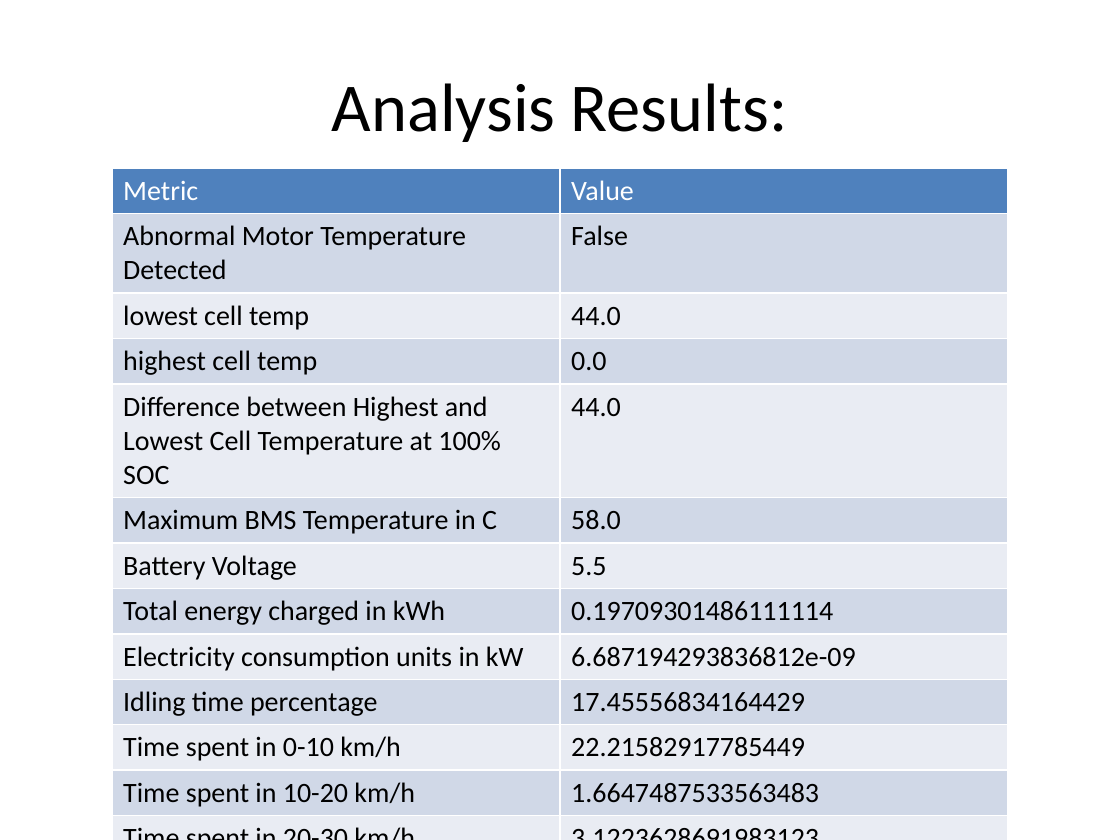
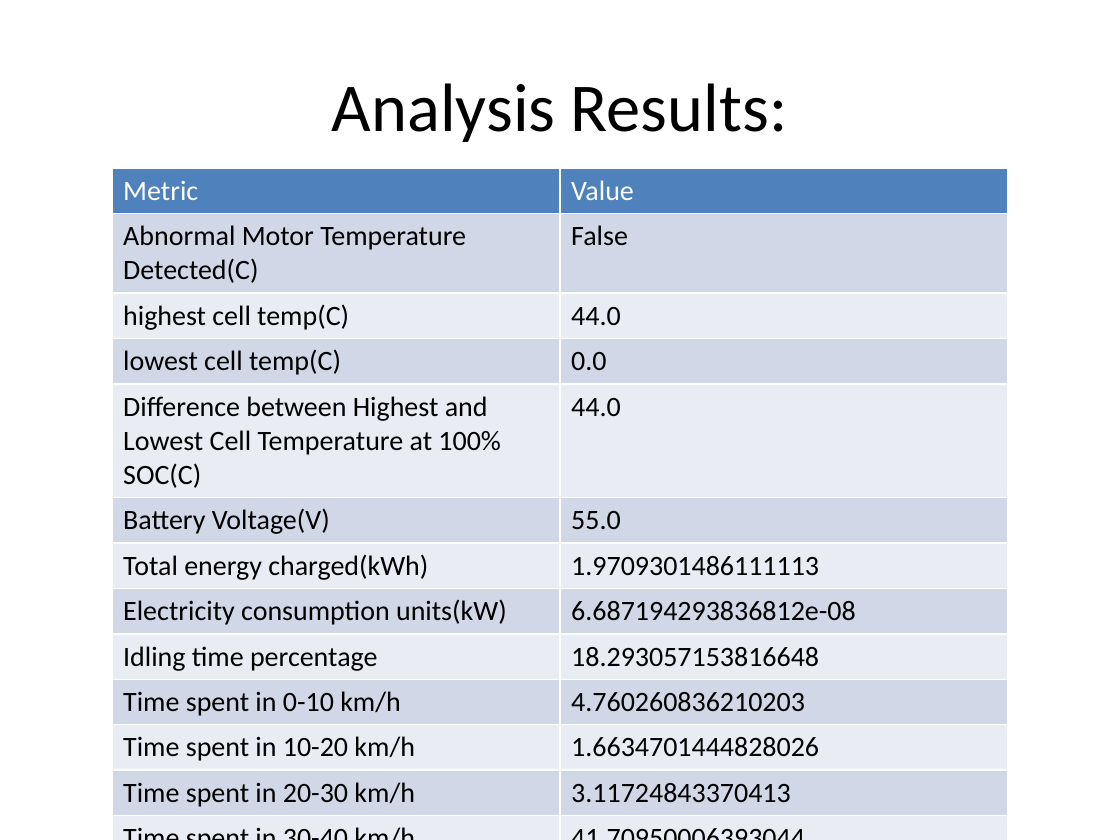
Before and after one commit to annmonrajijames/Automationdashboard, a slide deck: slide 4 of Automationdashboard/MAIN_FOLDER/Automation_Dashboard_Batterywise/V4/D11_03_2024/B3_B03_13.15_15.30/analysis_B3_B03_13.15_15.30.pptx. Drawn at 1120x840 pixels with LibreOffice and Linux fonts; fonts in the diff are those of the drawing. Boxes give left, top, right and bottom in pixels: in the first picture for what was removed or moved away, otherwise in the second. Text is boxed around its words. In the diff, an @@ line names an element or a change of style, - is before the commit and + after.

Commit message:
Made changes with regenerative effectiveness, Rectified the anomaly in the Total SOC consumed

```diff
--- a/Automationdashboard/MAIN_FOLDER/Automation_Dashboard_Batterywise/V4/D11_03_2024/B3_B03_13.15_15.30/analysis_B3_B03_13.15_15.30.pptx
+++ b/Automationdashboard/MAIN_FOLDER/Automation_Dashboard_Batterywise/V4/D11_03_2024/B3_B03_13.15_15.30/analysis_B3_B03_13.15_15.30.pptx
@@ table at (112,168,1008,811) @@
-row 2, column 1: Abnormal Motor Temperature Detected
+row 2, column 1: Abnormal Motor Temperature Detected(C)
-row 3, column 1: lowest cell temp
+row 3, column 1: highest cell temp(C)
-row 4, column 1: highest cell temp
+row 4, column 1: lowest cell temp(C)
-row 5, column 1: Difference between Highest and Lowest Cell Temperature at 100% SOC
+row 5, column 1: Difference between Highest and Lowest Cell Temperature at 100% SOC(C)
-row 6, column 1: Maximum BMS Temperature in C
+row 6, column 1: Battery Voltage(V)
-row 6, column 2: 58.0
+row 6, column 2: 55.0
-row 7, column 1: Battery Voltage
+row 7, column 1: Total energy charged(kWh)
-row 7, column 2: 5.5
+row 7, column 2: 1.9709301486111113
-row 8, column 1: Total energy charged in kWh
+row 8, column 1: Electricity consumption units(kW)
-row 8, column 2: 0.19709301486111114
+row 8, column 2: 6.687194293836812e-08
-row 9, column 1: Electricity consumption units in kW
+row 9, column 1: Idling time percentage
-row 9, column 2: 6.687194293836812e-09
+row 9, column 2: 18.293057153816648
-row 10, column 1: Idling time percentage
+row 10, column 1: Time spent in 0-10 km/h
-row 10, column 2: 17.45556834164429
+row 10, column 2: 4.760260836210203
-row 11, column 1: Time spent in 0-10 km/h
+row 11, column 1: Time spent in 10-20 km/h
-row 11, column 2: 22.21582917785449
+row 11, column 2: 1.6634701444828026
-row 12, column 1: Time spent in 10-20 km/h
+row 12, column 1: Time spent in 20-30 km/h
-row 12, column 2: 1.6647487533563483
+row 12, column 2: 3.11724843370413
-row 13, column 1: Time spent in 20-30 km/h
+row 13, column 1: Time spent in 30-40 km/h
-row 13, column 2: 3.1223628691983123
+row 13, column 2: 41.70950006393044
-row 14, column 1: Time spent in 30-40 km/h
+row 14, column 1: Time spent in 40-50 km/h
-row 14, column 2: 41.71205728167753
+row 14, column 2: 28.172867919703364
```
Also in this commit, not shown: 3 other slides changed, 13 other files.
